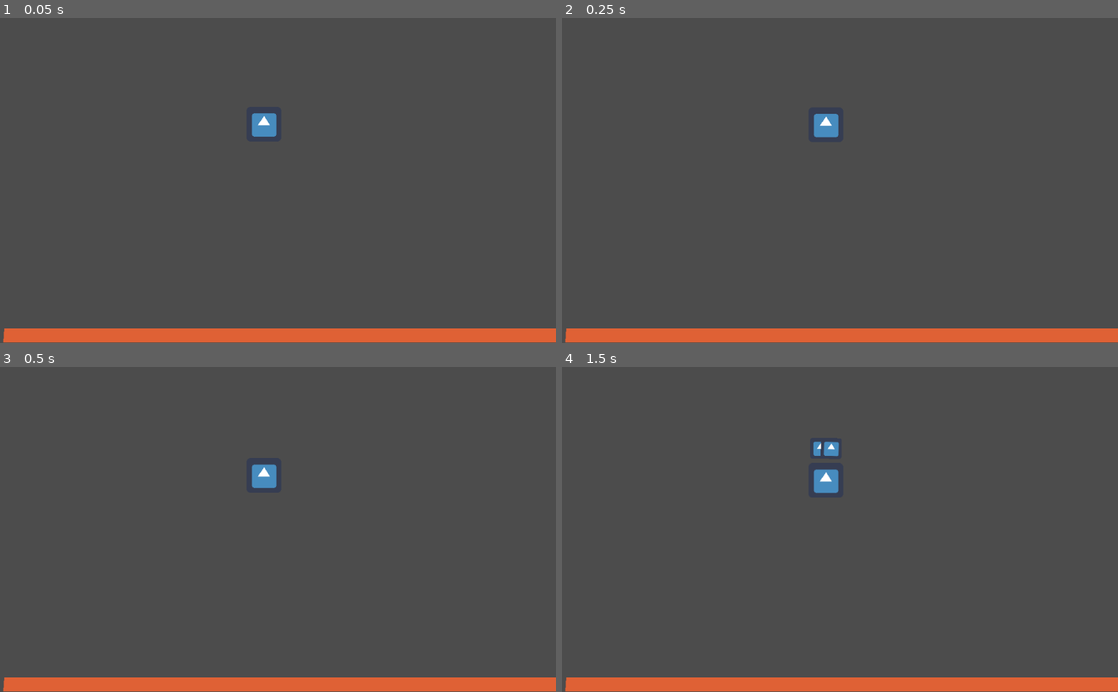
Above: before the commit, frames 1-4 (two rows, left to right).
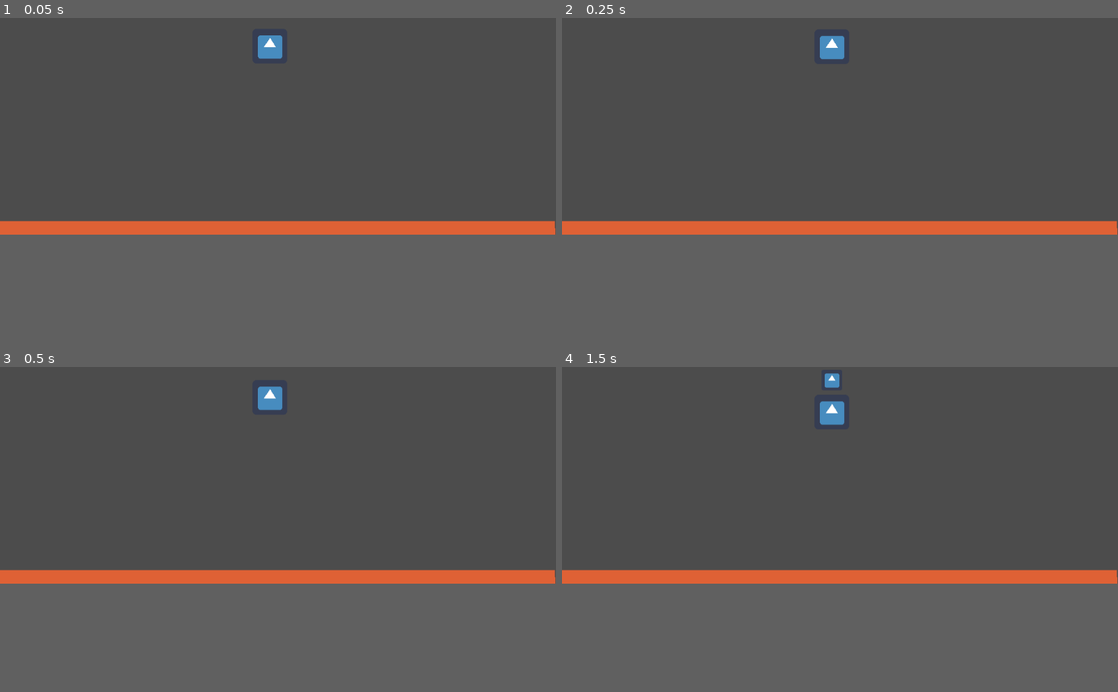
Above: after the commit, the same moments.

Repository: swift456/mars-lander
Game: Godot game, scene res://Main.tscn
Same seed, same stepped clock (60 frames per second), same inputs: the game is played once before the commit and once after it. The project has no main scene, so this scene is started directly. The engine's default icon, where the game draws it, is replaced by a stand-in: a white triangle on a blue panel in a dark square.
Inputs:
- Up to frame 1 (0.05 s): no input
- Up to frame 2 (0.25 s): no input
- Up to frame 3 (0.5 s): no input
- Up to frame 4 (1.5 s): tap Space (parachute) at 0.6, 1.35 s
The window is 800x468 before the commit and 800x312 after it. Grey fills any space a smaller window leaves; there, only what the larger window draws over its background counts as a difference.

The runs differ from the first frame. In frame 1, 9.2% of the frame differs, in the area x 0-100%, y 5-100%; in frame 2, 9.2%; in frame 3, 9.2%; in frame 4, 9.5%, in the area x 0-100%, y 1-100%.

Commit message:
Parachute deployment mechanic developed

Diff:
--- a/Prototyping/LandingTest/Lander.gd
+++ b/Prototyping/LandingTest/Lander.gd
@@ -1,7 +1,10 @@
 extends RigidBody2D
 
 const parachute = preload("res://Parachute.tscn")
-#
+var parachute_deployed = false
+var drag = 0.1
+var instancing = true
+var instance = parachute
 #
 #
 #
@@ -11,21 +14,29 @@
 func _process(delta):
 
 	var debug_velocity = get_linear_velocity()
-	if Input.is_action_just_released("parachute"):
-		var drag = 0.001
-		var parachute_deployed = true
-		var instance = parachute.instance()
+	if Input.is_action_just_released("parachute") || parachute_deployed:
+		parachute_deployed = true
+		print((debug_velocity),(drag),(parachute_deployed))
+		if instancing:
+			instance = parachute.instance()
+			add_child(instance)
+			instance.position = Vector2($ParachuteSpawn.position.x,$ParachuteSpawn.position.y + -10)
+			var pinjoint = PinJoint2D.new()
+			pinjoint.set("node_b", self.get_path())
+			pinjoint.set("node_a", instance.get_path())
+			add_child(pinjoint)
+			pinjoint.global_transform.origin = (instance.global_transform.origin - self.global_transform.origin / 2)
+			instancing = false
+	if parachute_deployed && drag <= 2:
+		print("Parachute Deployed!")
+		instance.set_mass(drag)
+		drag += 0.8 * delta
+		if drag >= 5:
+			parachute_deployed = false
 
-		add_child(instance)
-		instance.position = Vector2($ParachuteSpawn.position.x,$ParachuteSpawn.position.y + -10)
-		var pinjoint = PinJoint2D.new()
-		pinjoint.set("node_b", self.get_path())
-		pinjoint.set("node_a", instance.get_path())
-		add_child(pinjoint)
-		pinjoint.global_transform.origin = (instance.global_transform.origin - self.global_transform.origin / 2)
 
-		while parachute_deployed && drag <= 5:
-			instance.set_mass(drag)
-			drag += 0.1 * delta
-			print((debug_velocity),(drag),(parachute_deployed))
-	print(debug_velocity)
+
+
+
+#
+#
--- a/Prototyping/LandingTest/LanderKinematic.gd
+++ b/Prototyping/LandingTest/LanderKinematic.gd
@@ -1,4 +1,22 @@
-extends KinematicBody
+extends KinematicBody2D
+
+
+var velocity = Vector2.ZERO
+var gravity = 3.7
+var entry = Vector2(100,50)
+
+
+
+func _physics_process(delta):
+	if entry.y >= 0 && entry.x >= 0:
+		entry -= Vector2(100,50)
+	velocity.y += gravity * delta
+	velocity.y += entry.y
+	velocity.x += entry.x
+
+	velocity = move_and_slide(velocity, Vector2(0, 0))
+
+
 
 
 # Declare member variables here. Examples:
@@ -8,7 +26,7 @@
 
 # Called when the node enters the scene tree for the first time.
 func _ready():
-	pass # Replace with function body.
+	pass
 
 
 # Called every frame. 'delta' is the elapsed time since the previous frame.
--- a/Prototyping/LandingTest/LanderKinematic.tscn
+++ b/Prototyping/LandingTest/LanderKinematic.tscn
@@ -1,6 +1,22 @@
-[gd_scene load_steps=2 format=2]
+[gd_scene load_steps=4 format=2]
 
 [ext_resource path="res://LanderKinematic.gd" type="Script" id=1]
+[ext_resource path="res://icon.png" type="Texture" id=2]
 
-[node name="LanderKinematic" type="KinematicBody"]
+[sub_resource type="RectangleShape2D" id=1]
+extents = Vector2( 29.5, 29.5 )
+
+[node name="LanderKinematic" type="KinematicBody2D"]
+position = Vector2( 29, 32 )
+scale = Vector2( 0.3, 0.3 )
 script = ExtResource( 1 )
+__meta__ = {
+"_edit_group_": true
+}
+
+[node name="Sprite" type="Sprite" parent="."]
+texture = ExtResource( 2 )
+
+[node name="CollisionShape2D" type="CollisionShape2D" parent="."]
+position = Vector2( -0.5, -0.5 )
+shape = SubResource( 1 )
--- a/Prototyping/LandingTest/Main.tscn
+++ b/Prototyping/LandingTest/Main.tscn
@@ -7,8 +7,9 @@
 position = Vector2( 486, 196 )
 
 [node name="Lander" parent="." instance=ExtResource( 2 )]
+position = Vector2( 11, -144 )
 
 [node name="StartPosition" type="Node2D" parent="."]
 
 [node name="Surface" parent="." instance=ExtResource( 1 )]
-position = Vector2( 32, 387 )
+position = Vector2( 24, 189 )
--- a/Prototyping/LandingTest/Parachute.tscn
+++ b/Prototyping/LandingTest/Parachute.tscn
@@ -6,8 +6,8 @@
 extents = Vector2( 18.5, 19 )
 
 [node name="Parachute" type="RigidBody2D"]
-mass = 0.027027
-gravity_scale = 0.0
+mass = 0.0027027
+gravity_scale = -0.1
 __meta__ = {
 "_edit_group_": true
 }
--- a/Prototyping/LandingTest/project.godot
+++ b/Prototyping/LandingTest/project.godot
@@ -12,6 +12,10 @@
 
 config/name="Landing Test"
 config/icon="res://icon.png"
+
+[display]
+
+window/size/height=400
 
 [gui]
 
